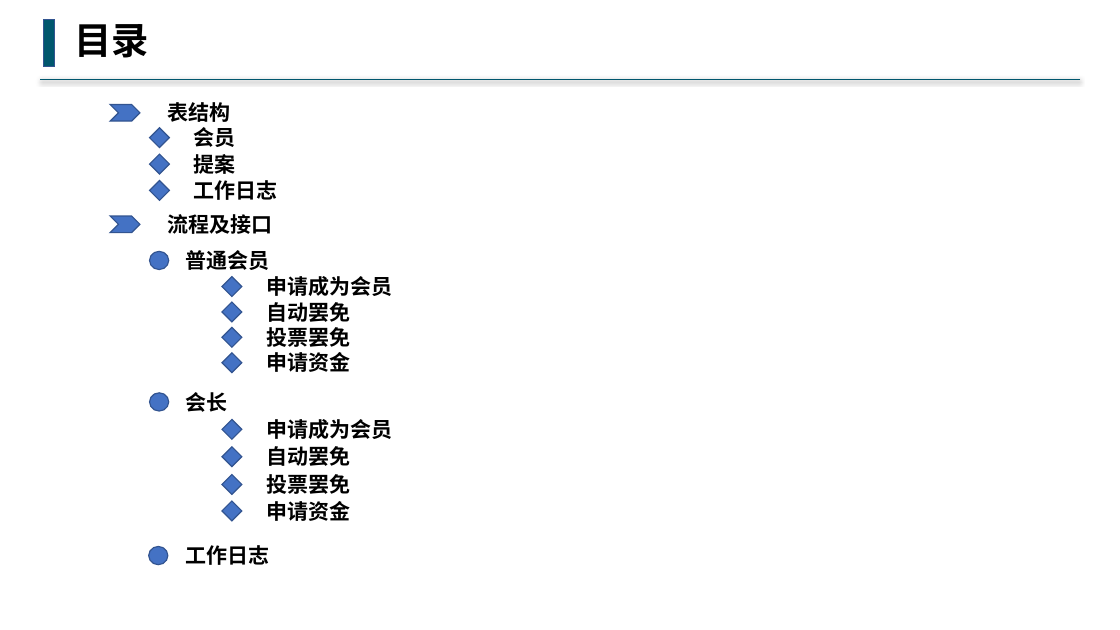
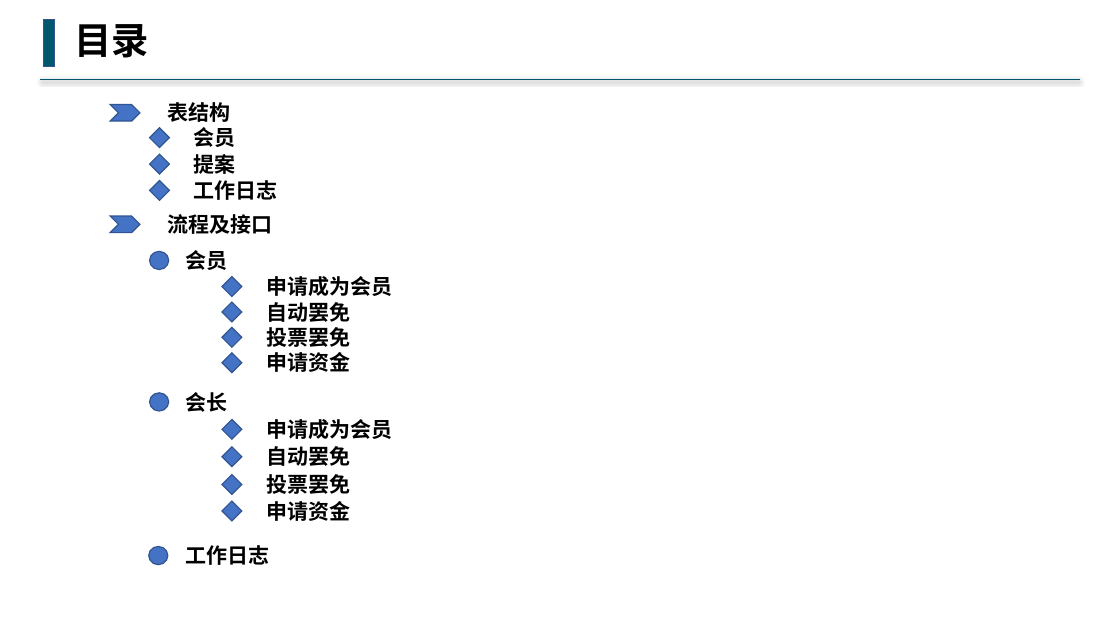
Before and after one commit to buddhachain/buddhaContract, a slide deck: slide 1 of doc/01.基金会.pptx. Drawn at 1120x630 pixels with LibreOffice and Linux fonts; fonts in the diff are those of the drawing. Boxes give left, top, right and bottom in pixels: in the first picture for what was removed or moved away, otherwise in the second. Text is boxed around its words. In the diff, an @@ line names an element or a change of style, - is before the commit and + after.

```diff
--- a/doc/01.基金会.pptx
+++ b/doc/01.基金会.pptx
@@ text at (185,250,227,270): text changed @@
-普通会员
+会员
```
Also in this commit, not shown: 1 other slide changed, 12 other files.
